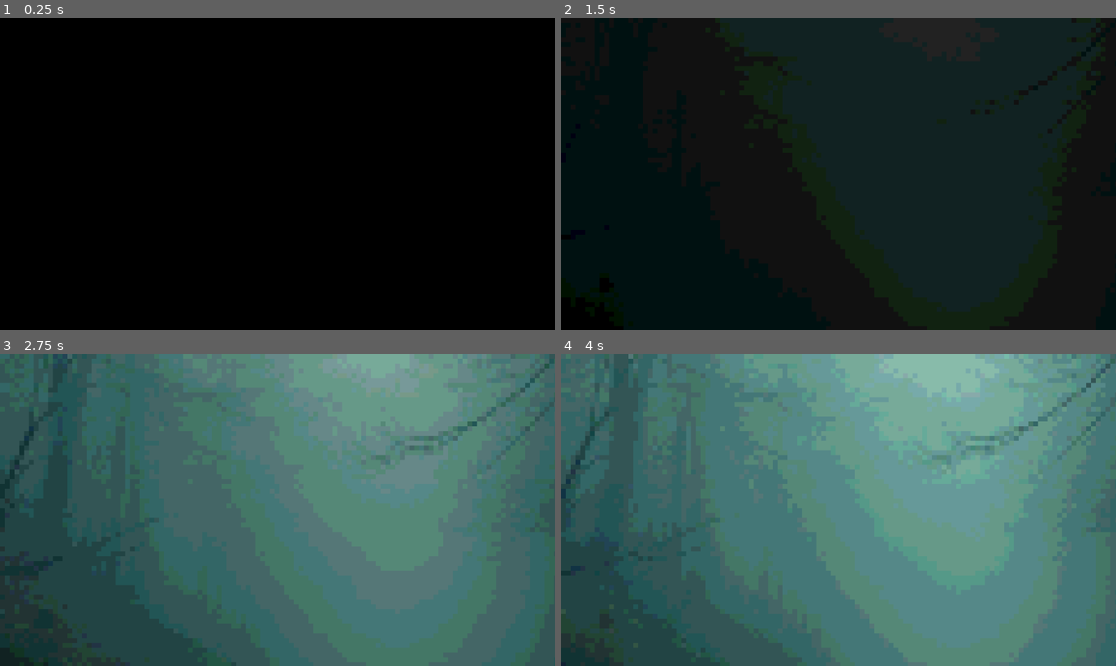
Above: before the commit, frames 1-4 (two rows, left to right).
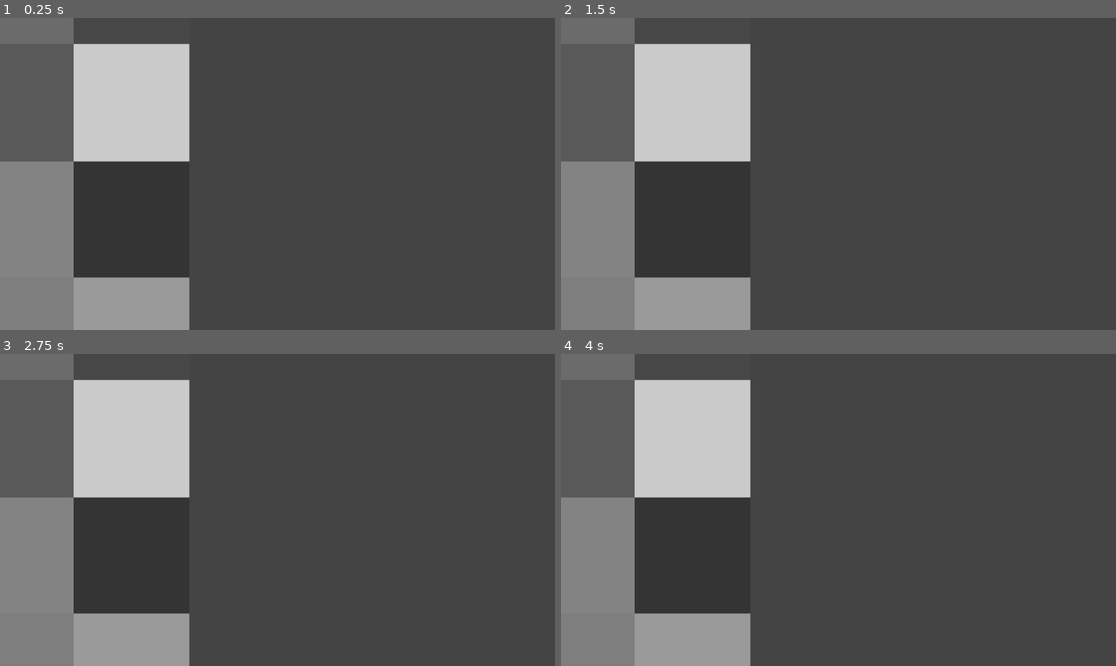
Above: after the commit, the same moments.

Repository: HewsonSchulz/throw-it-back
Game: Godot game, scene res://scenes/root.tscn
Two runs of this game, one before a commit and one after it. Both use one fixed random seed, a clock stepped at 60 frames per second and the inputs below.
Inputs:
- Up to frame 1 (0.25 s): no input
- Up to frame 2 (1.5 s): tap Enter at 0.5 s
- Up to frame 3 (2.75 s): no input
- Up to frame 4 (4 s): tap Space at 3.5 s

The runs differ from the first frame. In frame 1, 100% of the frame differs, in the area x 0-100%, y 0-100%; in frame 2, 100%; in frame 3, 95%; in frame 4, 99%.

Commit message:
minigame grid system setup

Diff:
--- /dev/null
+++ b/scenes/fishing_minigame.tscn
@@ -0,0 +1,15 @@
+[gd_scene load_steps=2 format=3 uid="uid://eh5ngvee0aab"]
+
+[ext_resource type="Script" path="res://scripts/fishing_minigame.gd" id="1_603vi"]
+
+[node name="FishingMinigame" type="Control"]
+layout_mode = 3
+anchors_preset = 0
+size_flags_horizontal = 3
+size_flags_vertical = 3
+script = ExtResource("1_603vi")
+
+[node name="Grid" type="GridContainer" parent="."]
+layout_mode = 0
+theme_override_constants/h_separation = 0
+theme_override_constants/v_separation = 0
--- a/scenes/root.tscn
+++ b/scenes/root.tscn
@@ -1,7 +1,7 @@
 [gd_scene load_steps=6 format=3 uid="uid://b8u2oi6rvi5pm"]
 
-[ext_resource type="PackedScene" uid="uid://ocimpspks2fu" path="res://scenes/prologue.tscn" id="1_8fha3"]
 [ext_resource type="Script" path="res://scripts/root.gd" id="1_ewk7w"]
+[ext_resource type="PackedScene" uid="uid://eh5ngvee0aab" path="res://scenes/fishing_minigame.tscn" id="2_o4l7k"]
 [ext_resource type="Shader" path="res://shaders/pixel_art_WINDOW.gdshader" id="3_kbogb"]
 [ext_resource type="Script" path="res://scripts/window.gd" id="4_2ajn4"]
 
@@ -14,8 +14,6 @@
 [node name="Root" type="Node"]
 script = ExtResource("1_ewk7w")
 
-[node name="Prologue" parent="." instance=ExtResource("1_8fha3")]
-
 [node name="Window" type="ColorRect" parent="."]
 material = SubResource("ShaderMaterial_c1bla")
 offset_left = -512.0
@@ -23,3 +21,14 @@
 offset_right = 512.0
 offset_bottom = 288.0
 script = ExtResource("4_2ajn4")
+
+[node name="FishingMinigame" parent="." instance=ExtResource("2_o4l7k")]
+offset_left = -450.0
+offset_top = -275.0
+offset_right = -1602.0
+offset_bottom = -923.0
+difficulty = 5
+color_variance = 0.8
+
+[node name="RootCamera" type="Camera2D" parent="."]
+zoom = Vector2(3.65, 3.65)
--- /dev/null
+++ b/scenes/tile.tscn
@@ -0,0 +1,10 @@
+[gd_scene format=3 uid="uid://0jc7yx1ml0bk"]
+
+[node name="Tile" type="ColorRect"]
+anchors_preset = 15
+anchor_right = 1.0
+anchor_bottom = 1.0
+grow_horizontal = 2
+grow_vertical = 2
+size_flags_horizontal = 3
+size_flags_vertical = 3
--- /dev/null
+++ b/scripts/fishing_minigame.gd
@@ -0,0 +1,48 @@
+extends Control
+
+@export var difficulty: int = 1
+@export var base_color: Color = Color(1, 1, 1)
+@export var unique_color: Color = Color(1, 0, 0)
+@export_range(0.2, 0.8, 0.1) var color_variance: float = 0.1
+
+@onready var grid: GridContainer = $Grid
+var tile_scene: PackedScene = preload("res://scenes/tile.tscn")
+
+const GRID_SIZE_PX = Vector2(400, 400)
+
+func _ready():
+	randomize()
+	grid.custom_minimum_size = GRID_SIZE_PX
+	grid.add_theme_constant_override("h_separation", 0)
+	grid.add_theme_constant_override("v_separation", 0)
+	generate_grid()
+
+func generate_grid():
+	randomize()
+	for child in grid.get_children():
+		child.queue_free()
+
+	var grid_size = difficulty + 1
+	grid.columns = grid_size
+
+	var total_tiles = grid_size * grid_size
+	var special_tile_index = randi() % total_tiles
+
+	for i in range(total_tiles):
+		var tile = tile_scene.instantiate() as ColorRect
+
+		if i == special_tile_index:
+			tile.color = unique_color
+		else:
+			tile.color = apply_shade_variance(base_color, color_variance)
+
+		tile.size_flags_horizontal = Control.SIZE_EXPAND_FILL
+		tile.size_flags_vertical = Control.SIZE_EXPAND_FILL
+		grid.add_child(tile)
+
+func apply_shade_variance(base: Color, variance: float) -> Color:
+	var min_offset = -min(variance, base.v)
+	var max_offset = min(variance, 1.0 - base.v)
+	var v = base.v + randf_range(min_offset, max_offset)
+
+	return Color.from_hsv(base.h, base.s, v, base.a)
Not shown, added: gdd/Throw It Back - Game Design Document.pdf
